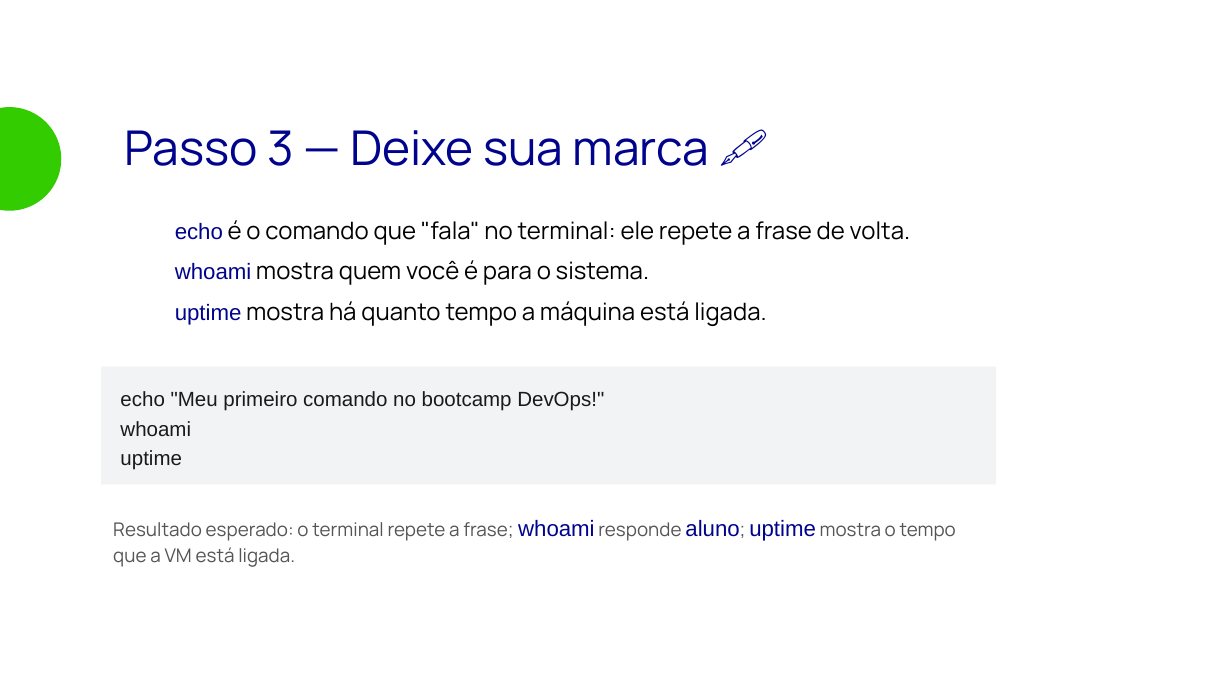
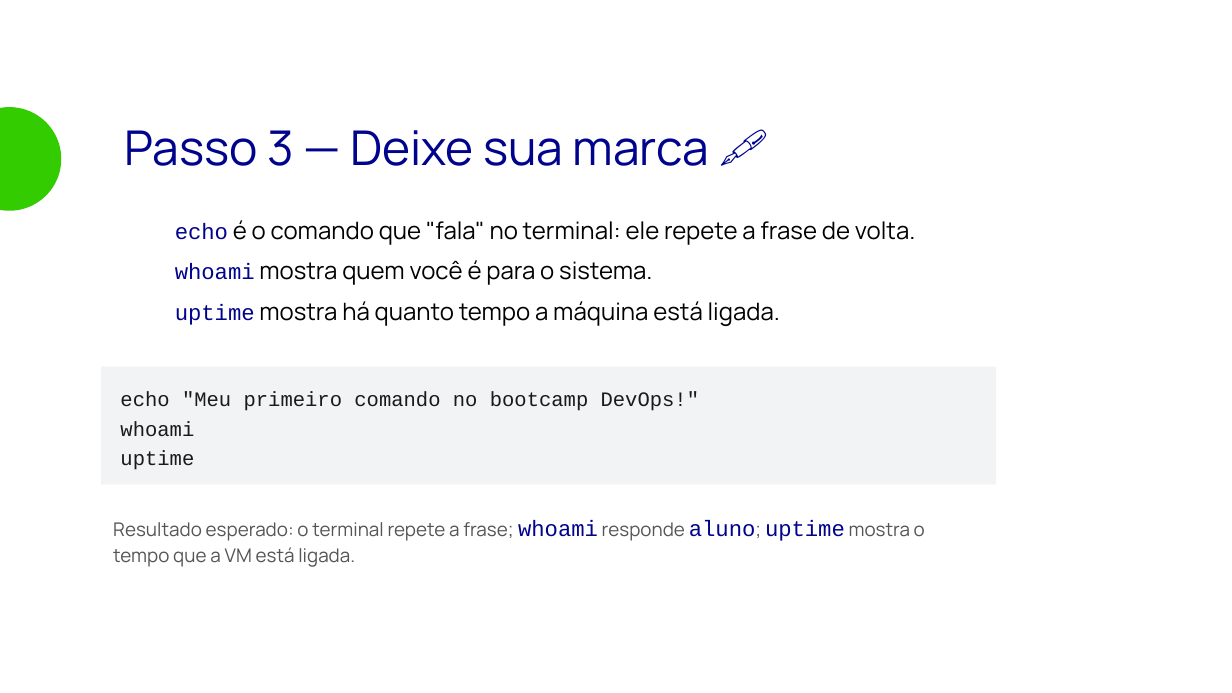
Before and after one commit to matera-vrn/bootcamp-devops-2026, a slide deck: slide 23 of aulas/aula-01-devops-overview/slides/aula-01.odp. Drawn at 1232x693 pixels with LibreOffice and Linux fonts; fonts in the diff are those of the drawing; background and template pictures are left out. Boxes give left, top, right and bottom in pixels: in the first picture for what was removed or moved away, otherwise in the second. Text is boxed around its words. In the diff, an @@ line names an element or a change of style, - is before the commit and + after.

```diff
--- a/aulas/aula-01-devops-overview/slides/aula-01.odp
+++ b/aulas/aula-01-devops-overview/slides/aula-01.odp
@@ text "echo é o comando que ..." at (175,220,916,326): font Arial to Courier New in "echo", "whoami", "uptime" @@
@@ rectangle "echo "Meu primeiro comando no ..." at (101,367,995,485): font Arial to Courier New @@
@@ text "Resultado esperado: o terminal repete ..." at (113,520,925,567): font Arial to Courier New in "whoami aluno; uptime" @@
```
Also in this commit, not shown: 11 other slides changed, 11 other files.
